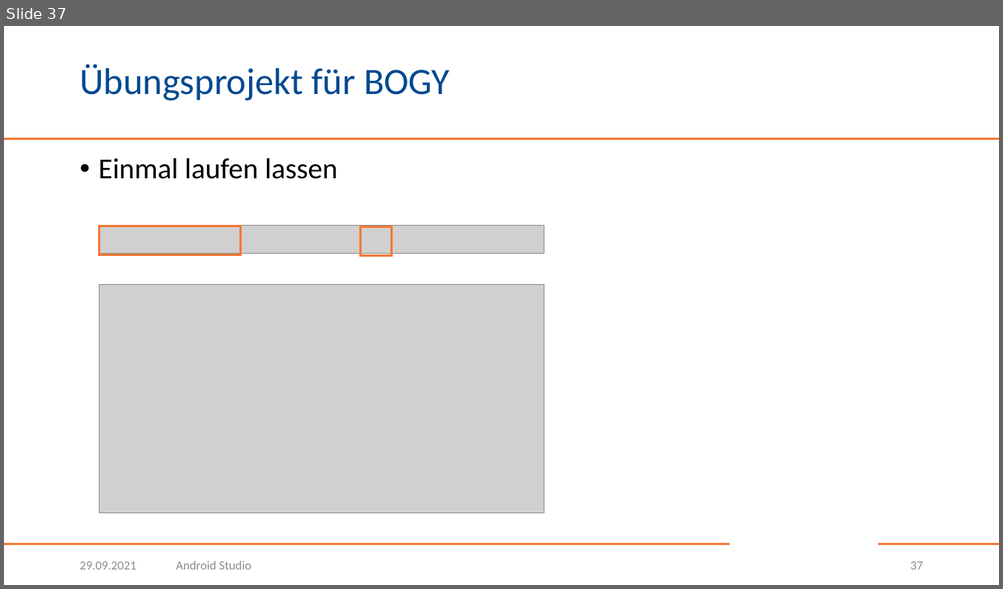
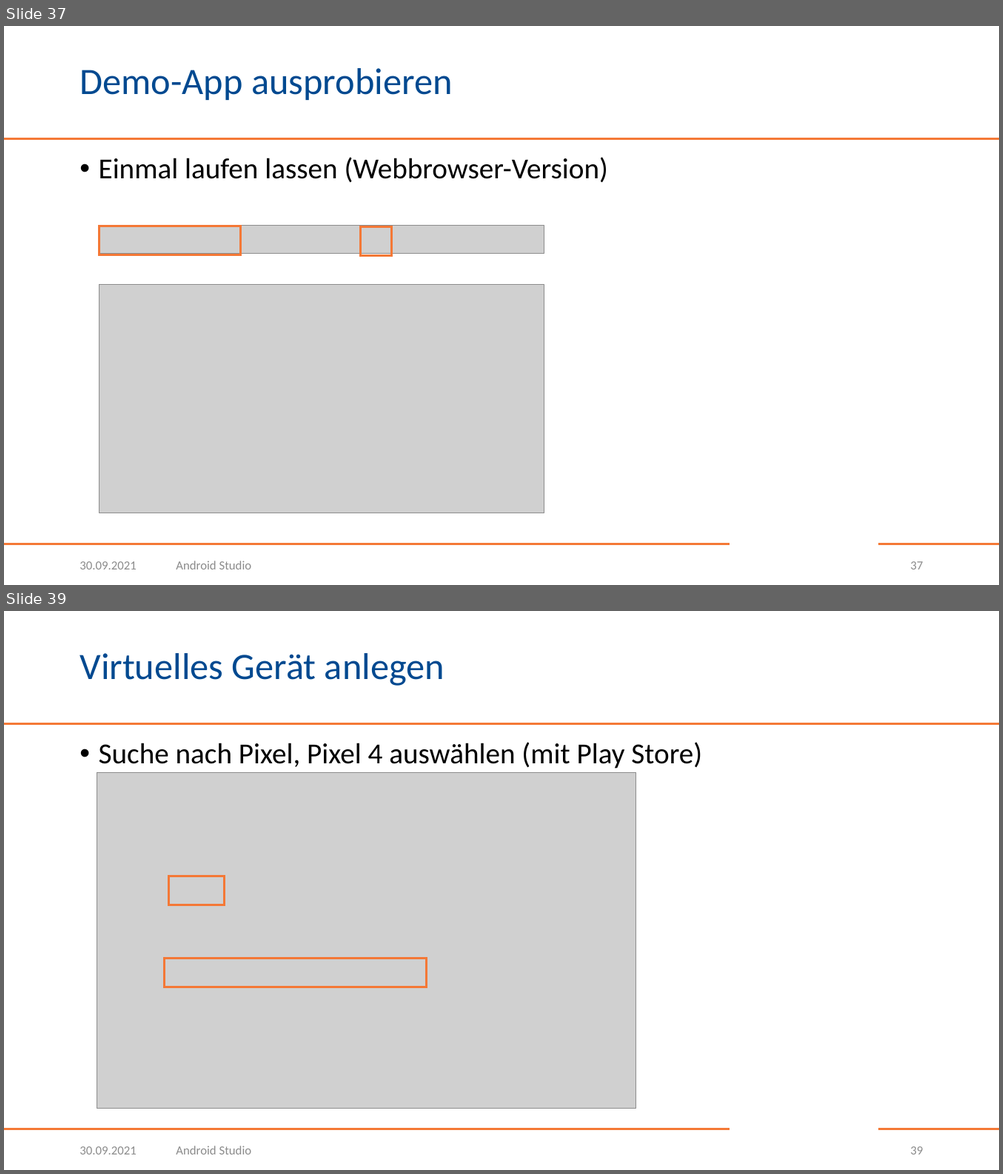
Before and after one commit to BogyMitutoyoCTL/Checklisten-App-2021, a slide deck: AndroidStudio.pptx. Shown one above the other, each under a label of ours: slide 37 before the commit, slides 37 and 39 after it; the slides between them are not shown. The pictures are 1003x589 and 1003x1174 pixels, drawn with LibreOffice and Linux fonts; fonts in the diff are those of the drawing; grey boxes stand for pictures; background and template pictures are left out. Boxes give left, top, right and bottom in pixels: in the first picture for what was removed or moved away, otherwise in the second. Text is boxed around its words. In the diff, an @@ line names an element or a change of style, - is before the commit and + after.

Commit message:
Android Studio: Ergänzung um Installation des Emulators

```diff
--- a/AndroidStudio.pptx
+++ b/AndroidStudio.pptx
@@ slide 39 added at bbox=[4, 611, 999, 1170], background #FFFFFF; not listed: 3 template elements that a slide beside it also shows @@
@@ title added at bbox=[79, 653, 444, 686], 36 pt, text #004990 @@
+Virtuelles Gerät anlegen
@@ text added at bbox=[99, 742, 702, 769], 28 pt, text #000000 @@
+• Suche nach Pixel, Pixel 4 auswählen (mit Play Store)
@@ picture added at bbox=[97, 772, 636, 1109] @@
@@ rectangle added at bbox=[169, 877, 225, 905], outline #F47836 2.25 pt @@
@@ rectangle added at bbox=[165, 959, 427, 987], outline #F47836 2.25 pt @@
@@ text added at bbox=[79, 1147, 136, 1155], 12 pt, text #8C8C8C @@
+30.09.2021
@@ text added at bbox=[176, 1146, 252, 1155], 12 pt, text #8C8C8C @@
+Android Studio
@@ page number added at bbox=[910, 1147, 922, 1155], 12 pt, text #8C8C8C @@
+39
@@ slide 37 changed as well @@
@@ title at bbox=[79, 68, 452, 100]: text changed @@
-Übungsprojekt für BOGY
+Demo-App ausprobieren
@@ text at bbox=[99, 157, 608, 183]: text changed @@
-• Einmal laufen lassen
+• Einmal laufen lassen (Webbrowser-Version)
@@ text at bbox=[79, 562, 136, 570]: text changed @@
-29.09.2021
+30.09.2021
```
Also in this commit, not shown: 38 other slides changed, 8 other slides added, 1 slide removed.
